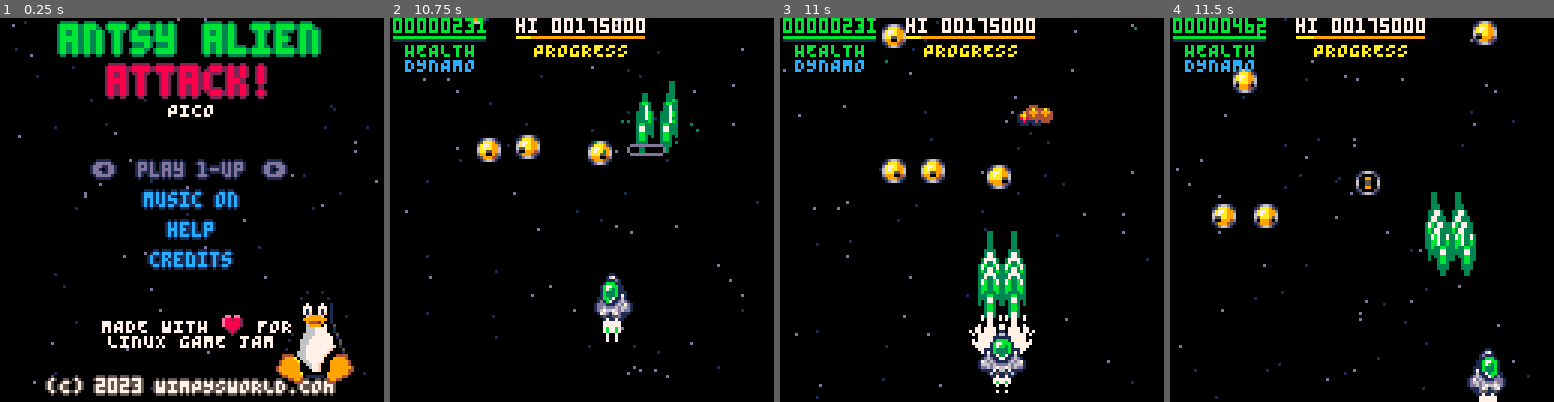
Above: before the commit, frames 1-4 (left to right).
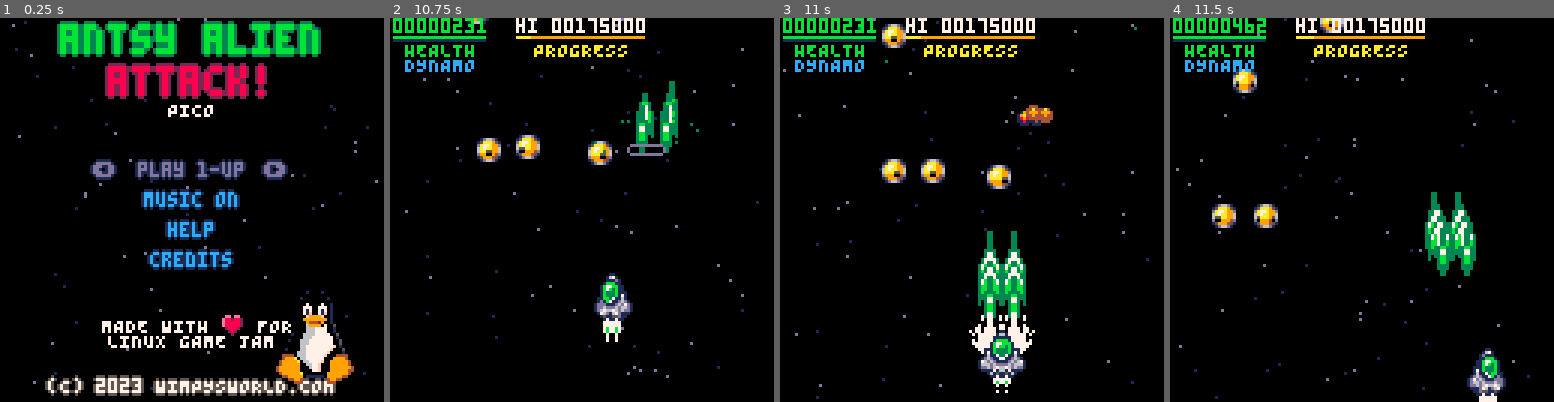
Above: after the commit, the same moments.

Repository: wimpysworld/antsy-alien-attack-pico
Game: PICO-8 cartridge main.p8
Same seed, same stepped clock (60 frames per second), same inputs: the game is played once before the commit and once after it.
Inputs:
- Up to frame 1 (0.25 s): no input
- Up to frame 2 (10.75 s): tap X (X key) at 0.33, 1.07, 1.85, 2.97, 4.08, 5.2, 6.32, 7.43, 8.55, 9.67 s; tap O (Z key) at 0.7, 1.7, 2.1, 2.5, 2.9, 3.3, 3.7, 4.1, 4.5, 4.9, 5.3, 5.7, 6.1, 6.5, 6.9, 7.3, 7.7, 8.1, 8.5, 8.9, 9.3, 9.7, 10.1, 10.5 s; hold Right 1.6-2.1 s; hold Up 2.15-2.42 s; hold Right 2.47-3.03 s; hold Left 3.08-3.58 s; hold Down 3.63-3.97 s; hold Right 4.02-4.68 s; hold Up 4.73-5.03 s; hold Left 5.08-5.68 s; hold Down 5.73-6.03 s; hold Right 6.08-6.58 s; hold Right 6.63-7.13 s; hold Up 7.18-7.45 s; hold Right 7.5-8.07 s; hold Left 8.12-8.62 s; hold Down 8.67-9 s; hold Right 9.05-9.72 s; hold Up 9.77-10.07 s; hold Left 10.12-10.72 s
- Up to frame 3 (11 s): hold Down from 10.77 s (still down); tap X (X key) at 10.78 s; tap O (Z key) at 10.9 s
- Up to frame 4 (11.5 s): release Down at 11.07 s; hold Right from 11.12 s (still down); tap O (Z key) at 11.3 s

Frames 1-3 are identical in both runs. In frame 4, 0.7% of the frame differs, in the area x 39-86%, y 0-47%.

Commit message:
fix: change default pickup droprate

Diff:
--- a/main.p8
+++ b/main.p8
@@ -985,7 +985,7 @@
  pickup_droprate,
  pickup_payloads=
   {},{},{},{},{},{},{},
-  20,
+  30,
   split("96,97,98,99,112,113,114")
 
  music_play(6)
@@ -1115,7 +1115,7 @@
 
  //initialise game state
  aliens,bullets,pickup_droprate=
-  {},{},50
+  {},{},30
 
  gamestate=create_gamestate()
 end
